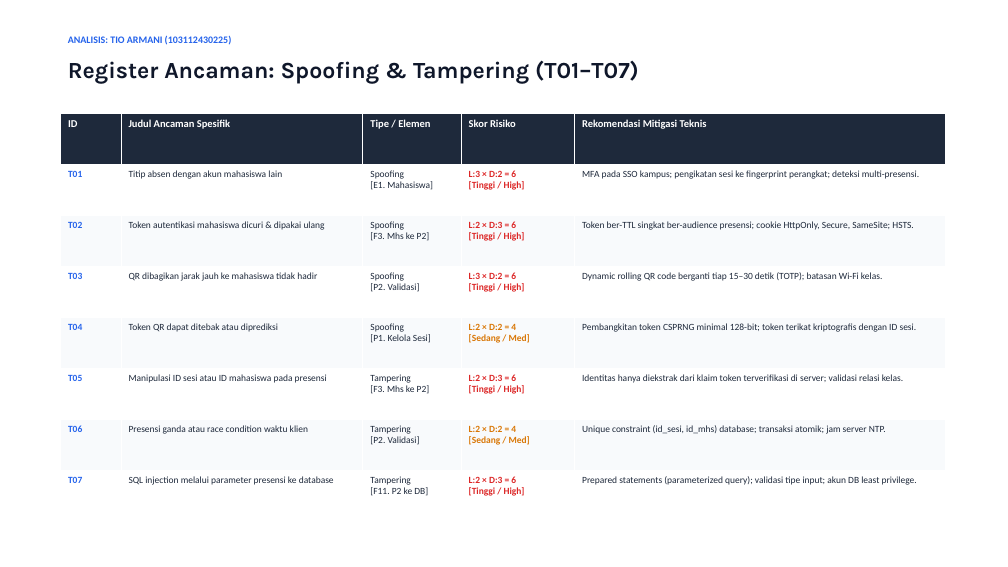
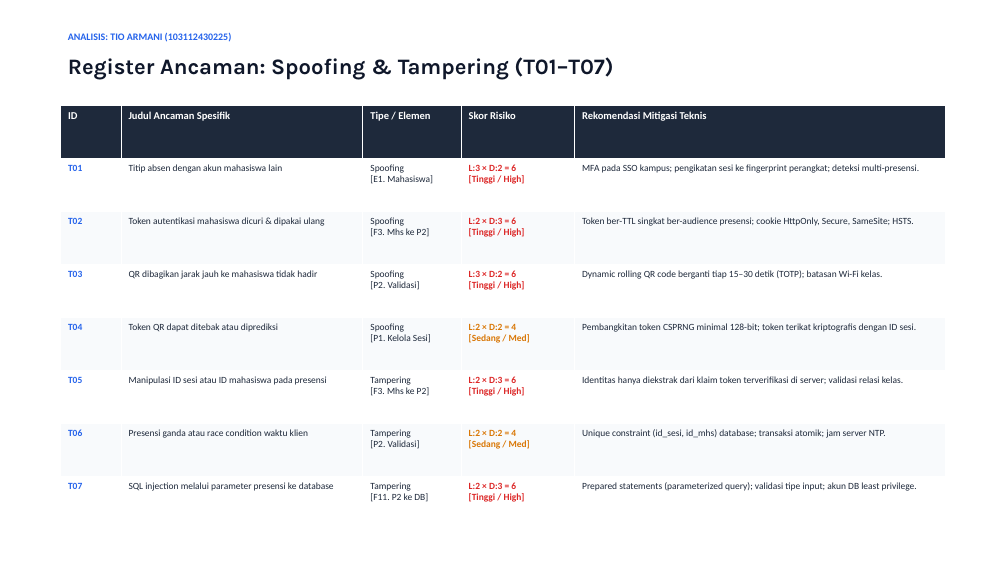
Before and after one commit to FatirGibran/Tugas-2-SIber, a slide deck: slide 7 of Presentasi_Threat_Modeling_Kasus_A_Presensi_QR.pptx. Drawn at 1008x567 pixels with LibreOffice and Linux fonts; fonts in the diff are those of the drawing. Boxes give left, top, right and bottom in pixels: in the first picture for what was removed or moved away, otherwise in the second. Text is boxed around its words. In the diff, an @@ line names an element or a change of style, - is before the commit and + after.

```diff
--- a/Presentasi_Threat_Modeling_Kasus_A_Presensi_QR.pptx
+++ b/Presentasi_Threat_Modeling_Kasus_A_Presensi_QR.pptx
@@ text "Register Ancaman: Spoofing & Tampering ..." at box(68, 57, 613, 80): size 22 to 21 pt @@
@@ table: place and size @@
-table at box(60, 113, 945, 522)
+table at box(60, 106, 945, 529)
```
Also in this commit, not shown: 9 other slides changed, 2 slides added, 1 slide removed, 1 other file.
